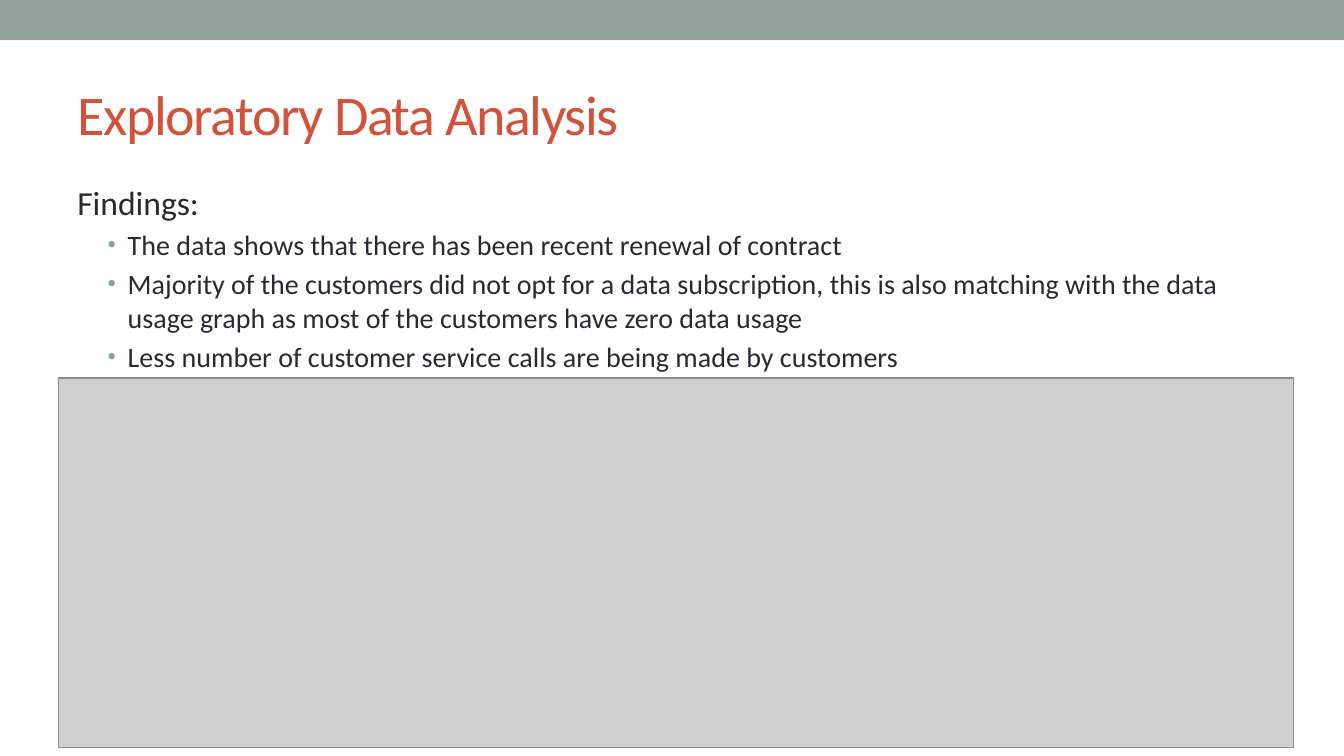
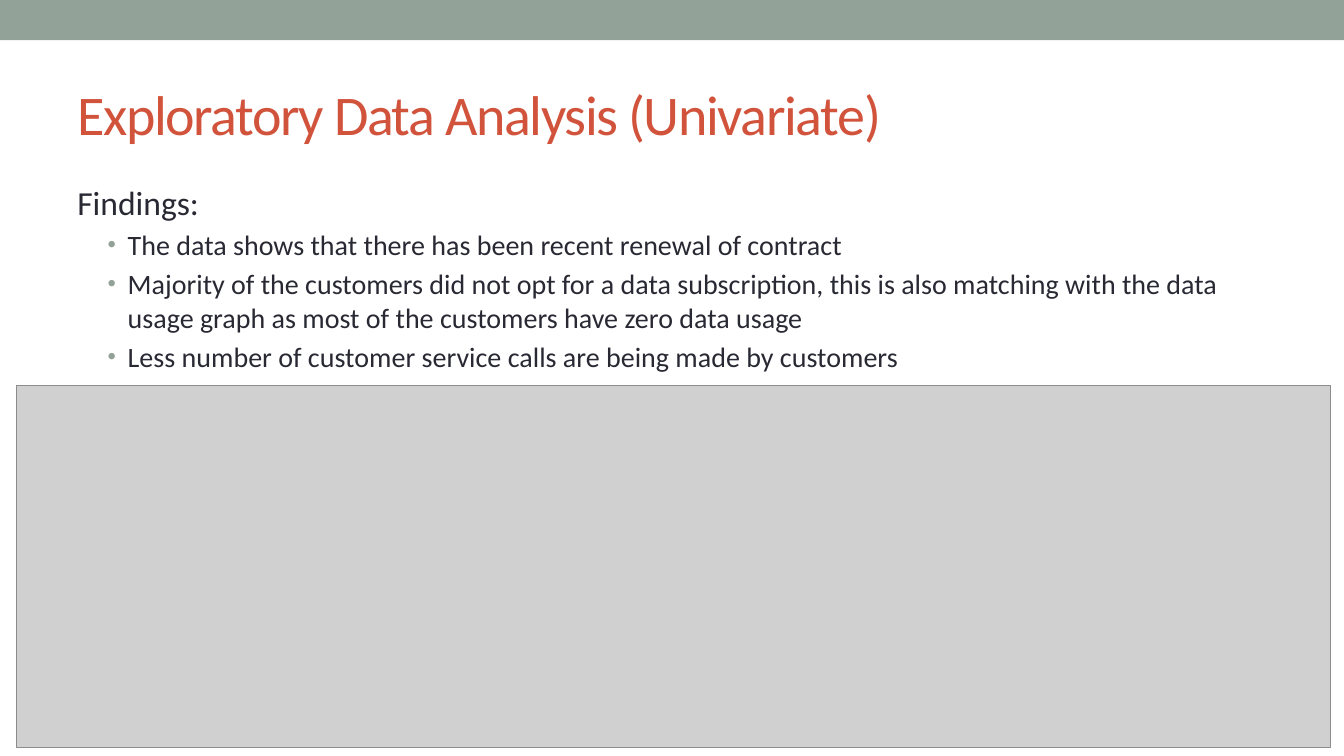
Before and after one commit to VickyVykciV/rProgramming, a slide deck: slide 5 of presentations/Churn_Analysis.pptx. Drawn at 1344x756 pixels with LibreOffice and Linux fonts; fonts in the diff are those of the drawing; grey boxes stand for pictures. Boxes give left, top, right and bottom in pixels: in the first picture for what was removed or moved away, otherwise in the second. Text is boxed around its words. In the diff, an @@ line names an element or a change of style, - is before the commit and + after.

Commit message:
Final Churn Analysis

```diff
--- a/presentations/Churn_Analysis.pptx
+++ b/presentations/Churn_Analysis.pptx
@@ title at (77, 94, 881, 144): text changed @@
-Exploratory Data Analysis
+Exploratory Data Analysis (Univariate)
@@ picture: place and size @@
-picture at (58, 378, 1294, 748)
+picture at (16, 385, 1330, 748)
```
Also in this commit, not shown: 4 other slides changed, 8 slides added, 6 slides removed, 2 other files.
